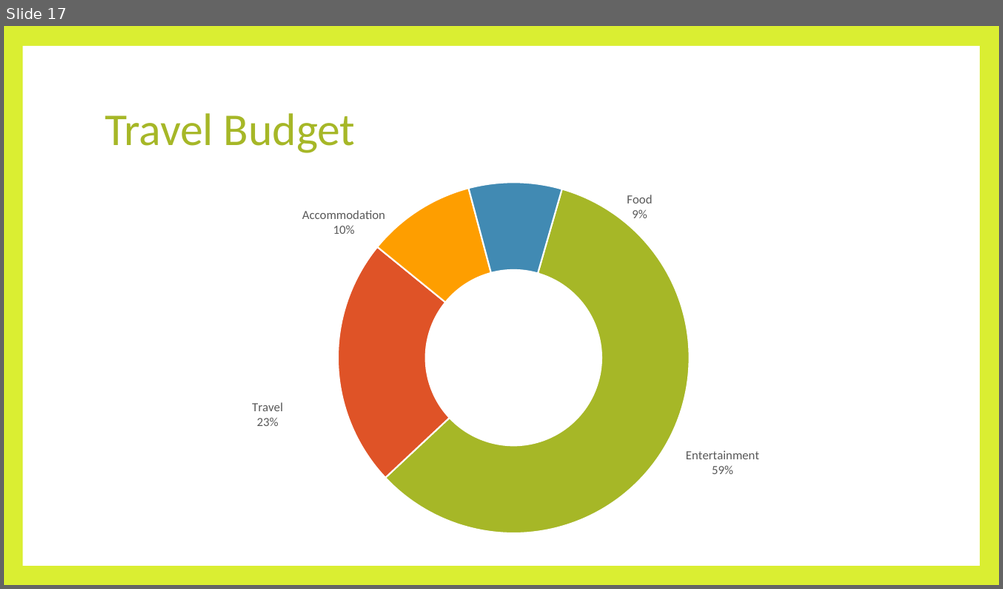
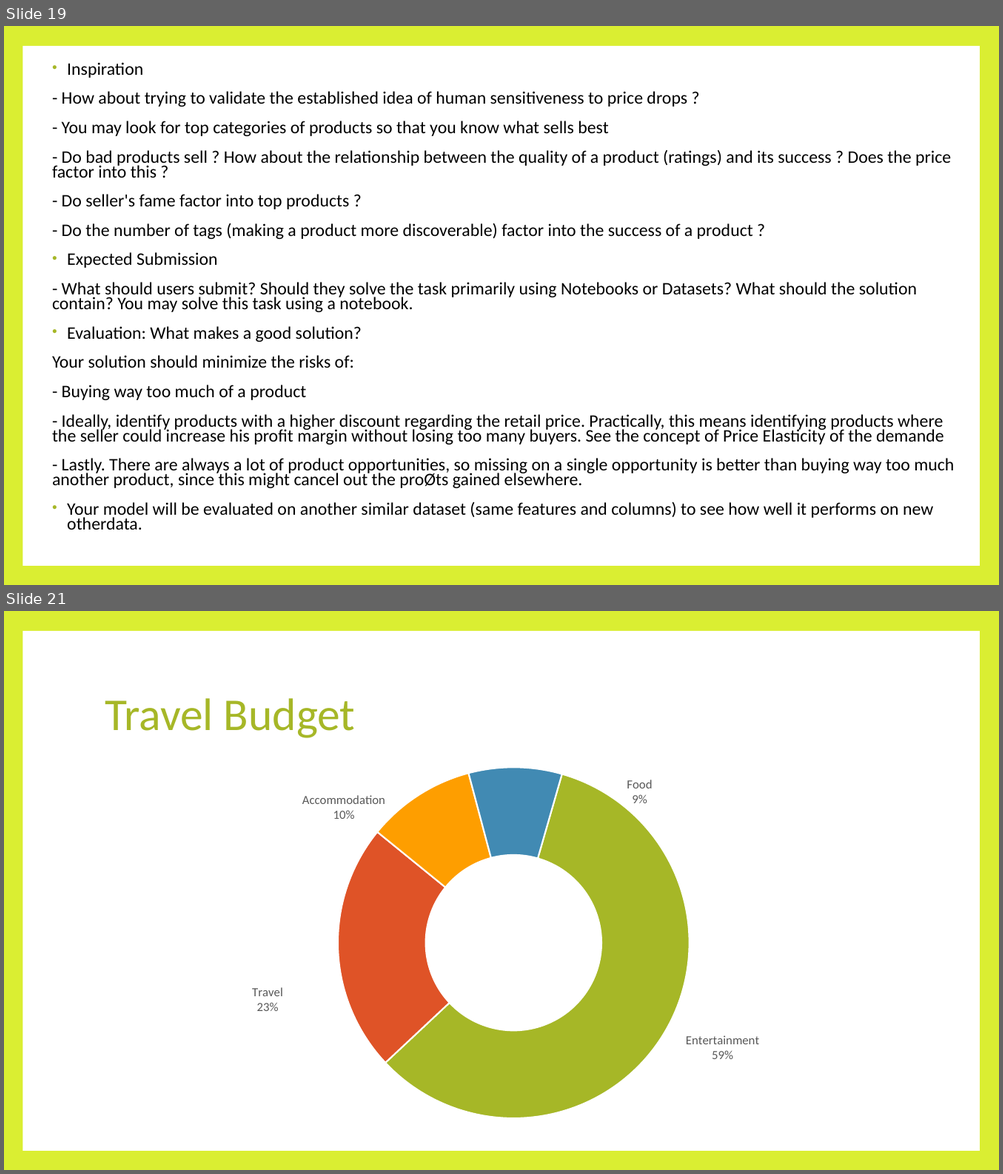
Before and after one commit to SpringNuance/Business-Intelligence, a slide deck: Power BI Assignment/Business Intelligence_Power BI Assignment Report.pptx. Shown one above the other, each under a label of ours: slide 17 before the commit, slides 19 and 21 after it; the slides between them are not shown. The pictures are 1003x589 and 1003x1174 pixels, drawn with LibreOffice and Linux fonts; fonts in the diff are those of the drawing. Boxes give left, top, right and bottom in pixels: in the first picture for what was removed or moved away, otherwise in the second. Text is boxed around its words. In the diff, an @@ line names an element or a change of style, - is before the commit and + after.

```diff
--- a/Power BI Assignment/Business Intelligence_Power BI Assignment Report.pptx
+++ b/Power BI Assignment/Business Intelligence_Power BI Assignment Report.pptx
@@ slide 19 added at [4,26,999,585], background #DAEE32; not listed: 1 template element that a slide beside it also shows @@
@@ text added at [52,62,953,530], 17.1 pt, text #000000 @@
+• Inspiration
+- How about trying to validate the established idea of human sensitiveness to price drops ?
+- You may look for top categories of products so that you know what sells best
+- Do bad products sell ? How about the relationship between the quality of a product (ratings) and its success ? Does the price factor into this ?
+- Do seller's fame factor into top products ?
+- Do the number of tags (making a product more discoverable) factor into the success of a product ?
+• Expected Submission
+- What should users submit? Should they solve the task primarily using Notebooks or Datasets? What should the solution contain? You may solve this task using a notebook.
+• Evaluation: What makes a good solution?
+Your solution should minimize the risks of:
+- Buying way too much of a product
+- Ideally, identify products with a higher discount regarding the retail price. Practically, this means identifying products where the seller could increase his profit margin without losing too many buyers. See the concept of Price Elasticity of the demande
+- Lastly. There are always a lot of product opportunities, so missing on a single opportunity is better than buying way too much another product, since this might cancel out the proØts gained elsewhere.
+• Your model will be evaluated on another similar dataset (same features and columns) to see how well it performs on new otherdata.
@@ what was slide 17 is now slide 21 @@
```
Also in this commit, not shown: 17 other slides added, 14 slides removed, 3 other files.
